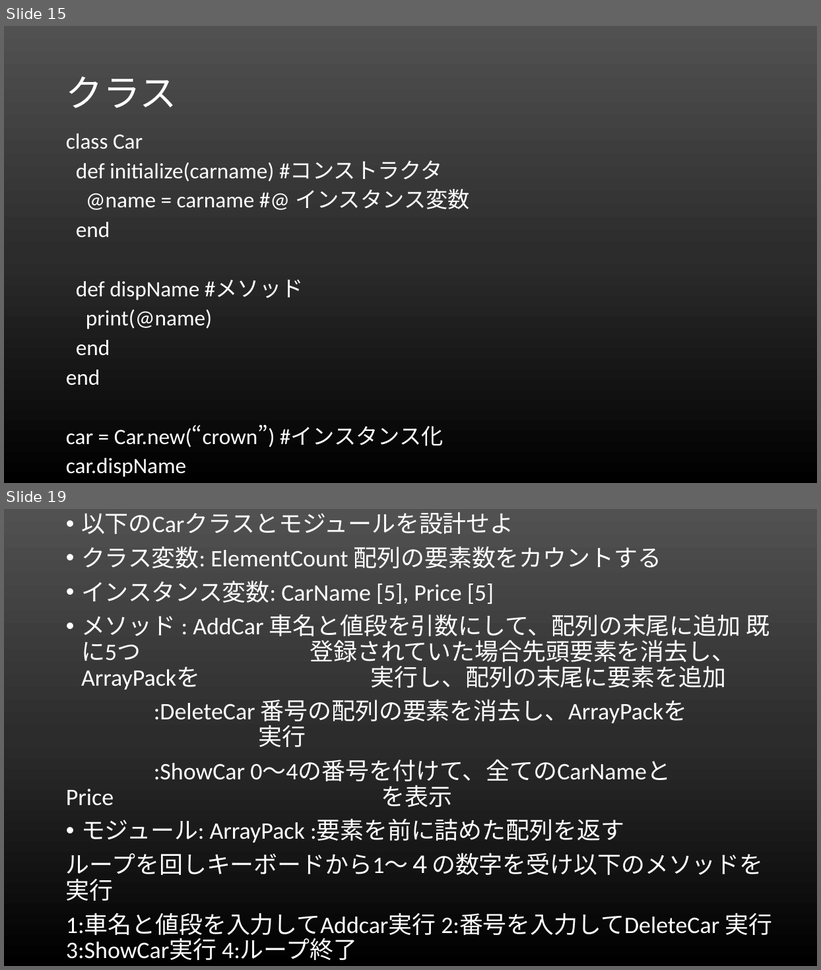
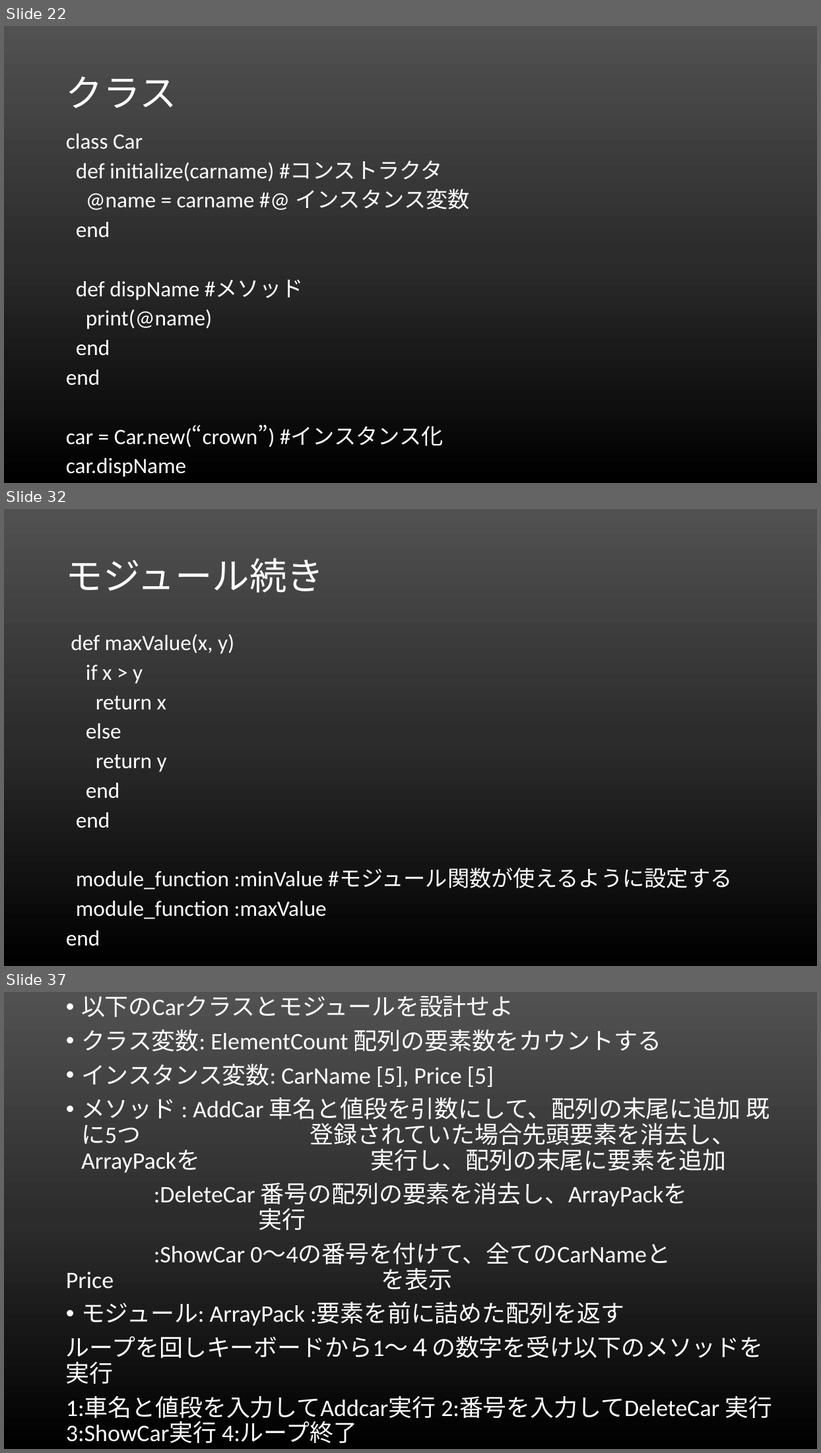
Before and after one commit to rubylecture/Rubylecture, a slide deck: Rubyレクチャー.pptx. Shown one above the other, each under a label of ours: slides 15 and 19 before the commit, slides 22, 32 and 37 after it; the slides between them are not shown. The pictures are 821x970 and 821x1453 pixels, drawn with LibreOffice and Linux fonts; fonts in the diff are those of the drawing. Boxes give left, top, right and bottom in pixels: in the first picture for what was removed or moved away, otherwise in the second. Text is boxed around its words. In the diff, an @@ line names an element or a change of style, - is before the commit and + after.

```diff
--- a/Rubyレクチャー.pptx
+++ b/Rubyレクチャー.pptx
@@ slide 32 added at (4, 509, 817, 966), background gradient #515151 to #2E2E2E to #000000 @@
@@ title added at (66, 558, 324, 593), 44 pt, text #FFFFFF @@
+モジュール続き
@@ text added at (66, 634, 732, 947), 25.9 pt, text #FFFFFF @@
+def maxValue(x, y)
+if x > y
+return x
+else
+return y
+end
+end
+module_function :minValue #モジュール関数が使えるように設定する
+module_function :maxValue
+end
@@ what was slide 15 is now slide 22 @@
@@ what was slide 19 is now slide 37 @@
```
Also in this commit, not shown: 6 slides changed, 17 other slides added, 5 other files.
